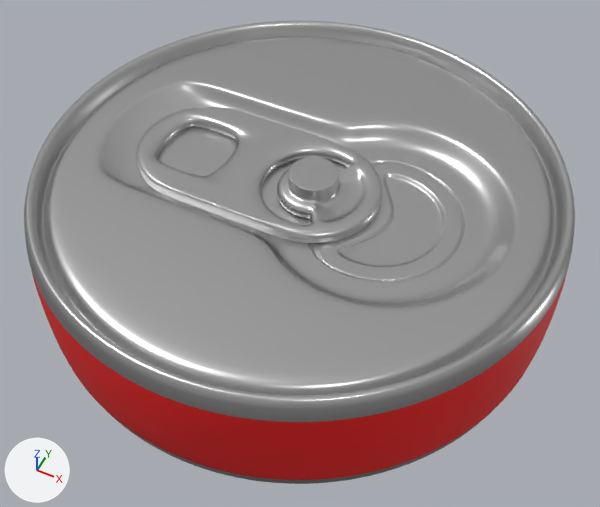
One commit to the FBX model Blender/Object/can_red.fbx: the scene before it, then after it.
Both versions are drawn from a 50 mm lens placed at (1.67, -4.89, 5.24), pointed at (-0.67, -0.2, -0.62). The axes (+X, +Y, +Z) are drawn at lower left. The lights are the same throughout.

The scene before the commit, as lines of its bpy script (objects in view):
```python
me_mesh = bpy.data.meshes.new('Mesh')
me_mesh.from_pydata(...)  # 11866 vertices, 11864 faces; spans x -244.0..244.0, y -68.0..64.0, z -244.0..244.0
# faces by material slot: [608, 11256]
me_mesh.materials.append(mat_red)  # red #e70d10
me_mesh.materials.append(mat_silver)  # light grey #cbcbcb
me_mesh_001 = bpy.data.meshes.new('Mesh.001')
me_mesh_001.from_pydata(...)  # 9118 vertices, 9120 faces; spans x -128.0..111.0, y -8.0..20.0, z -62.0..62.0
me_mesh_001.materials.append(mat_silver)  # light grey #cbcbcb
ob_원형 = bpy.data.objects.new('원형', me_mesh)
ob_원형.location = (-0.779, 0.0, -0.404)
ob_원형.rotation_euler = (1.571, 0.0, 0.0)  # degrees (90, 0, 0)
ob_원형.scale = (0.01, 0.01, 0.01)
ob_원형_001 = bpy.data.objects.new('원형.001', me_mesh_001)
ob_원형_001.parent = ob_원형
ob_원형_001.location = (-35.91, 45.27, 0.000992)
```
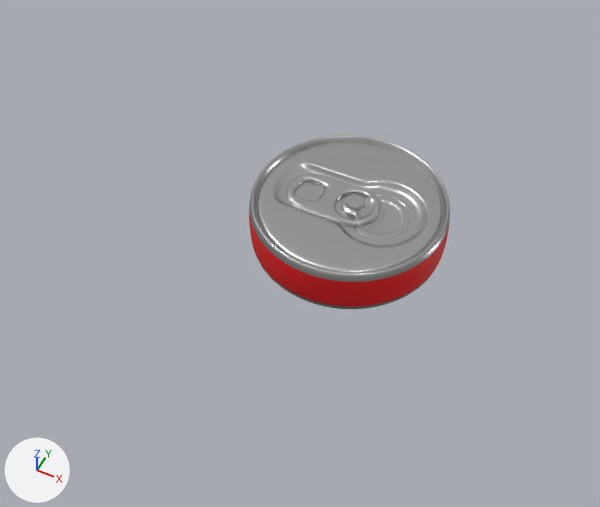
Boxes (x1, y1, x2, y2) around the edits, measured in the pictures (600 x 507 px):
'원형', deleted
    before: (24, 21, 575, 484)
    faces in mat_silver (light grey #cbcbcb): (24, 21, 575, 484)
    faces in mat_red (red #e70d10): (31, 266, 569, 480)
'원형.001', reshaped, moved (18% narrower, 26% taller)
    before: (136, 106, 382, 244)
    after: (249, 135, 450, 309)

Patch to the scene script:
```diff
--- a/Blender/Object/can_red.fbx.py
+++ b/Blender/Object/can_red.fbx.py
@@ me_mesh_001 @@
 # used by ob_원형_001; parent = ob_원형; location = (-35.91, 45.27, 0.000992)
-me_mesh_001.from_pydata(...)  # 9118 vertices, 9120 faces; spans x -128.0..111.0, y -8.0..20.0, z -62.0..62.0
+me_mesh_001.from_pydata(...)  # 20984 vertices, 20984 faces; spans x -1.0..1.0, y -1.0..1.0, z 0.0
+# me_mesh_001 part 1: 9118 vertices removed from x -128.0..111.0, y -8.0..20.0, z -62.0..62.0; 20984 vertices added at x -1.0..1.0, y -1.0..1.0, z 0.0
 me_mesh_001.materials.append(mat_silver)
+me_mesh_001.materials.append(mat_red)  # red #e70d10
@@ ob_원형 @@
-ob_원형 = bpy.data.objects.new('원형', me_mesh)
-ob_원형.location = (-0.779, 0.0, -0.404)
-ob_원형.rotation_euler = (1.571, 0.0, 0.0)  # degrees (90, 0, 0)
-ob_원형.scale = (0.01, 0.01, 0.01)
@@ ob_원형_001 @@
 ob_원형_001 = bpy.data.objects.new('원형.001', me_mesh_001)
-ob_원형_001.parent = ob_원형
-ob_원형_001.location = (-35.91, 45.27, 0.000992)
+ob_원형_001.location = (0.0, 0.0, 0.0)
```
